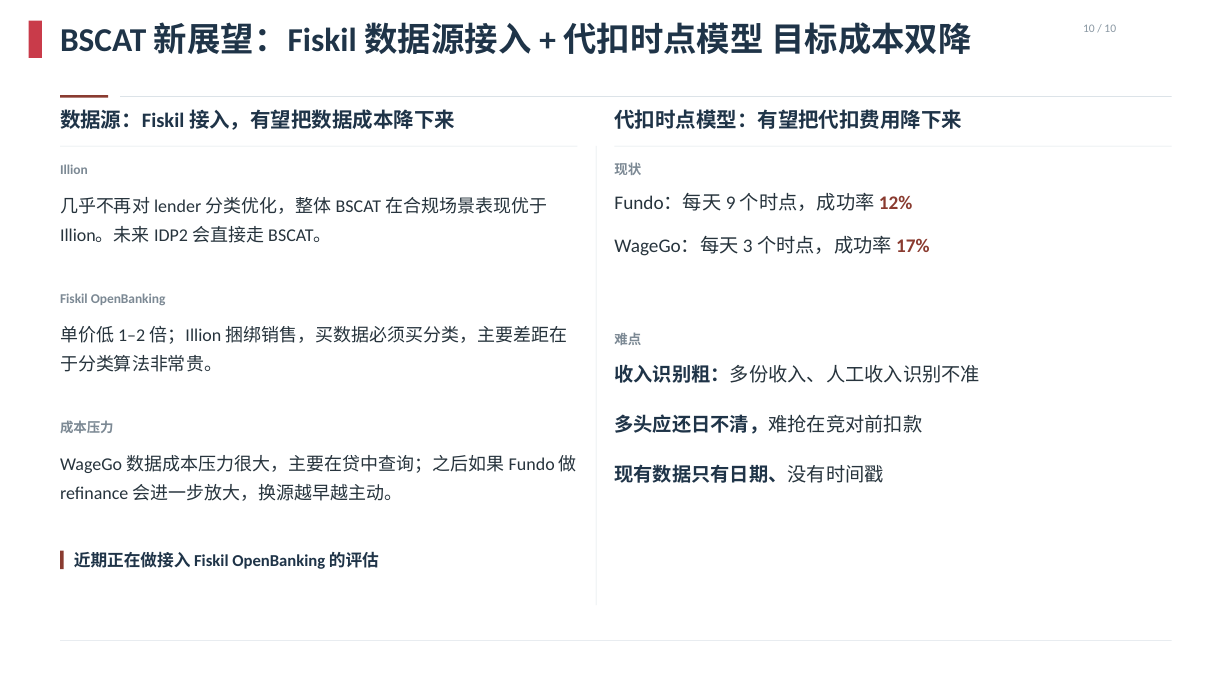
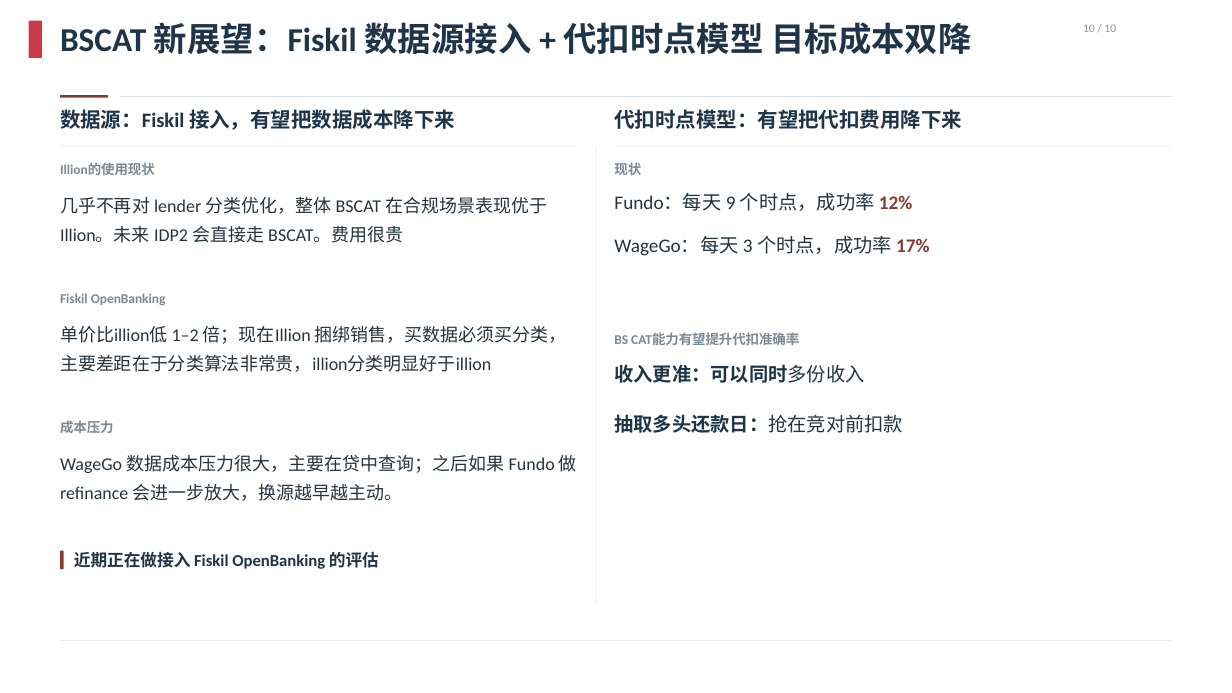
Before and after one commit to EliamZhang/Nov-MBR, a slide deck: slide 6 of model part_优化版_v2.pptx. Drawn at 1232x693 pixels with LibreOffice and Linux fonts; fonts in the diff are those of the drawing; background and template pictures are left out. Boxes give left, top, right and bottom in pixels: in the first picture for what was removed or moved away, otherwise in the second. Text is boxed around its words. In the diff, an @@ line names an element or a change of style, - is before the commit and + after.

```diff
--- a/model part_优化版_v2.pptx
+++ b/model part_优化版_v2.pptx
@@ text at [60, 163, 155, 175]: text changed @@
-Illion
+Illion的使用现状
@@ text at [60, 197, 547, 243]: text changed @@
-几乎不再对 lender 分类优化，整体 BSCAT 在合规场景表现优于 Illion。未来 IDP2 会直接走 BSCAT。
+几乎不再对 lender 分类优化，整体 BSCAT 在合规场景表现优于 Illion。未来 IDP2 会直接走 BSCAT。费用很贵
@@ text at [60, 326, 567, 372]: text changed @@
-单价低 1–2 倍；Illion 捆绑销售，买数据必须买分类，主要差距在于分类算法非常贵。
+单价比illion低 1–2 倍；现在Illion 捆绑销售，买数据必须买分类，主要差距在于分类算法非常贵，illion分类明显好于illion
@@ text at [614, 333, 799, 345]: text changed @@
-难点
+BS CAT能力有望提升代扣准确率
@@ text at [614, 364, 864, 383]: text changed; text colour #27343D to #1F3448; bold on @@
-收入识别粗：多份收入、人工收入识别不准
+收入更准：可以同时多份收入
@@ text at [614, 414, 903, 433]: text changed @@
-多头应还日不清，难抢在竞对前扣款
+抽取多头还款日：抢在竞对前扣款
@@ text removed at [614, 464, 883, 483] @@
-现有数据只有日期、没有时间戳
```
Also in this commit, not shown: 5 other slides changed.
